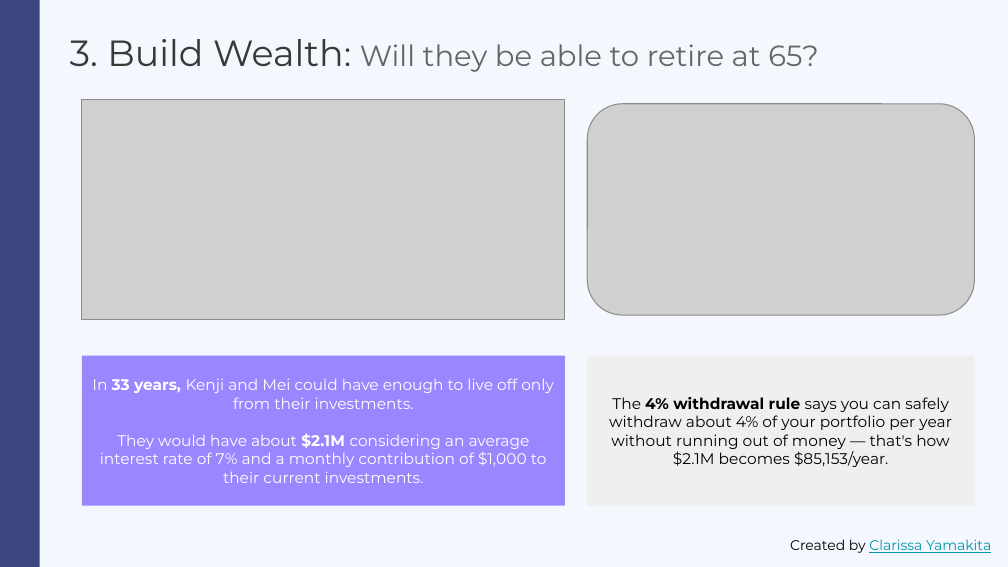
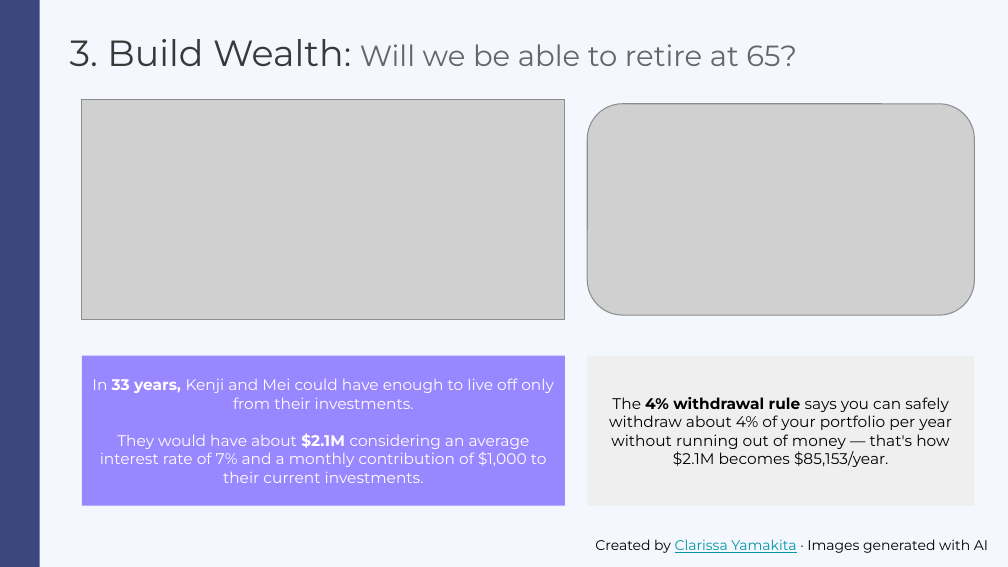
Before and after one commit to clayamakita/personal_finances, a slide deck: slide 12 of assets/Personal Finances - Slide Deck.pptx. Drawn at 1008x567 pixels with LibreOffice and Linux fonts; fonts in the diff are those of the drawing; grey boxes stand for pictures. Boxes give left, top, right and bottom in pixels: in the first picture for what was removed or moved away, otherwise in the second. Text is boxed around its words. In the diff, an @@ line names an element or a change of style, - is before the commit and + after.

Commit message:
Updated slide deck file
Updated slide deck file with adjustments to narrative focusing on problem to be solved. Other small adjustments to wording on the slides. Inclusion of one last slide to file.

```diff
--- a/assets/Personal Finances - Slide Deck.pptx
+++ b/assets/Personal Finances - Slide Deck.pptx
@@ title at box(70, 39, 797, 66): text changed @@
-3. Build Wealth: Will they be able to retire at 65?
+3. Build Wealth: Will we be able to retire at 65?
@@ text at box(595, 539, 988, 553): text changed; text colour #0097A7 to #000000 @@
-Created by Clarissa Yamakita
+Created by Clarissa Yamakita · Images generated with AI
```
Also in this commit, not shown: 11 other slides changed, 1 slide added.
